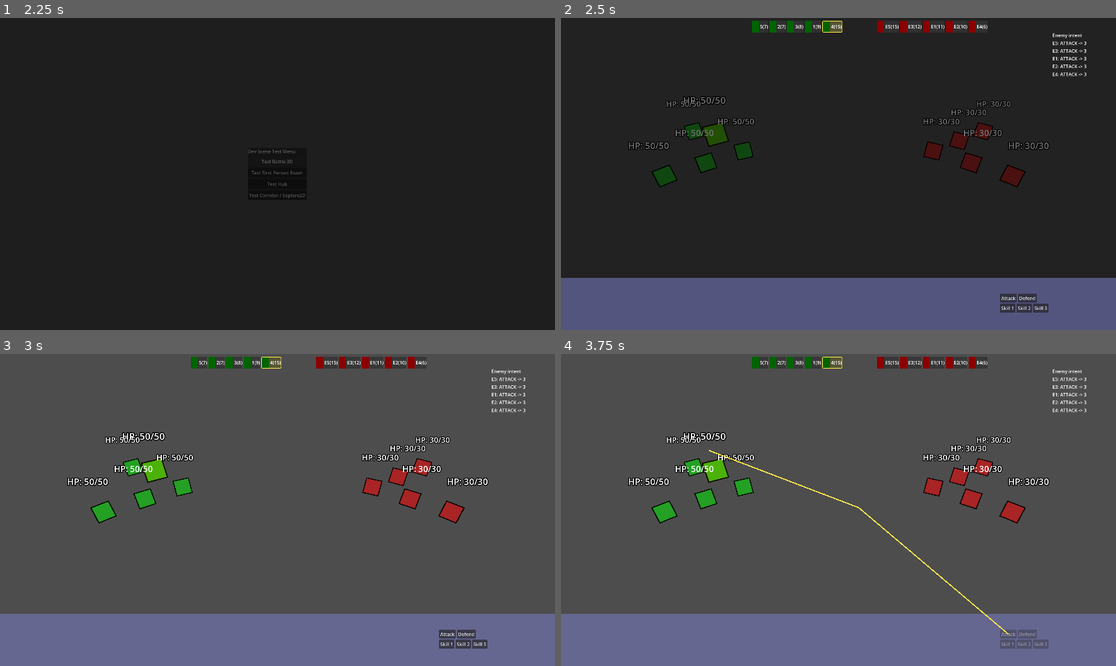
Above: before the commit, frames 1-4 (two rows, left to right).
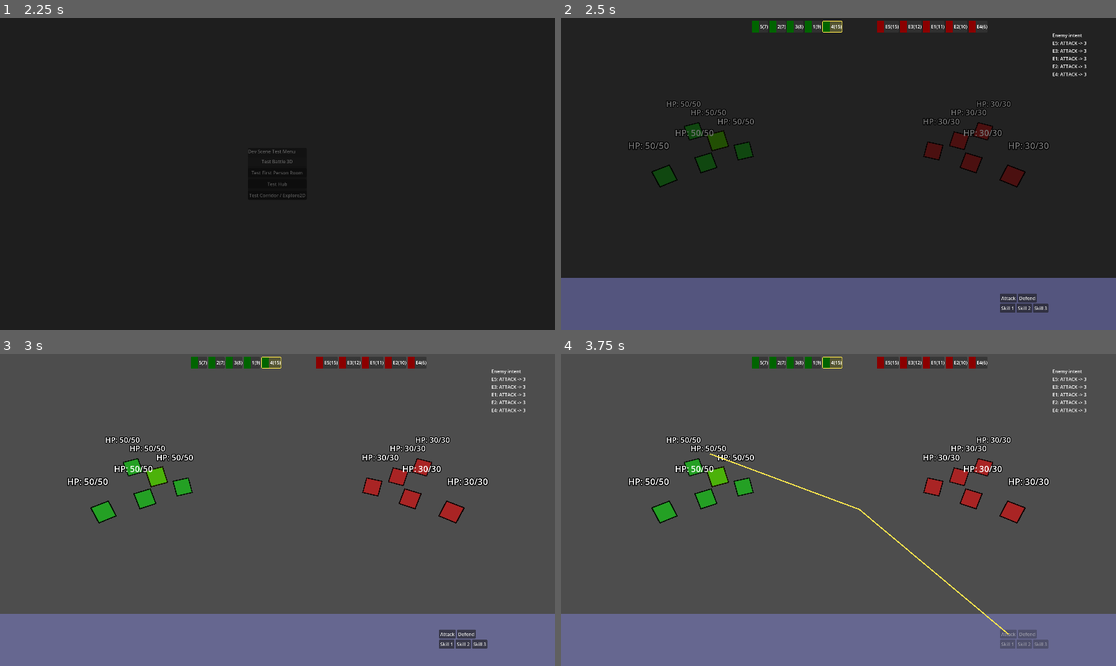
Above: after the commit, the same moments.

Repository: pjh546332-ops/my-godot-project
Game: Godot game, scene res://Scenes/GameRoot.tscn
The game is run twice, just before and just after one commit, with the same random seed, the same clock (stepped at 60 frames per second) and the same inputs.
Inputs (mouse positions are in pixels of both pictures, inside the frame that each line leads up to):
- Up to frame 1 (2.25 s): click "새 게임" at 0.5 s; tap Enter (ui_accept) at 1.25, 1.52 s; move the mouse to (399, 158) at 1.27 s; hold Right (ui_right) 1.28-2 s; tap Space at 1.35 s; click (399, 158) at 1.42 s; click "Test Battle 3D" at 2 s
- Up to frame 2 (2.5 s): no input
- Up to frame 3 (3 s): move the mouse to (166, 525) at 2.77 s; hold S from 2.78 s (still down); tap A (attack) at 2.85 s
- Up to frame 4 (3.75 s): tap Enter (ui_accept) at 3.02 s; release S at 3.5 s; click "Attack" at 3.5 s

Frame 1 is identical in both runs. In frame 2, 0.4% of the frame differs, in the area x 22-31%, y 25-43%; in frame 3, 0.5%; in frame 4, 0.8%, in the area x 22-80%, y 24-88%.

Commit message:
수정 내용

Diff:
--- /dev/null
+++ b/Data/Allies/ally_2.tres
@@ -0,0 +1,11 @@
+[gd_resource type="Resource" load_steps=2 format=3]
+
+[ext_resource type="Script" path="res://Scripts/Defs/character_definition.gd" id="1_script"]
+
+[resource]
+script = ExtResource("1_script")
+id = "ALLY_2"
+display_name = "Jacques"
+base_strength = 5
+base_vitality = 6
+base_agility = 4
--- /dev/null
+++ b/Data/Allies/ally_3.tres
@@ -0,0 +1,11 @@
+[gd_resource type="Resource" load_steps=2 format=3]
+
+[ext_resource type="Script" path="res://Scripts/Defs/character_definition.gd" id="1_script"]
+
+[resource]
+script = ExtResource("1_script")
+id = "ALLY_3"
+display_name = "Lina"
+base_strength = 4
+base_vitality = 4
+base_agility = 7
--- /dev/null
+++ b/Data/Allies/ally_erich.tres
@@ -0,0 +1,11 @@
+[gd_resource type="Resource" load_steps=2 format=3]
+
+[ext_resource type="Script" path="res://Scripts/Defs/character_definition.gd" id="1_script"]
+
+[resource]
+script = ExtResource("1_script")
+id = "ALLY_ERICH"
+display_name = "Erich"
+base_strength = 6
+base_vitality = 5
+base_agility = 5
--- /dev/null
+++ b/Data/Enemies/enemy_archer.tres
@@ -0,0 +1,14 @@
+[gd_resource type="Resource" load_steps=2 format=3]
+
+[ext_resource type="Script" path="res://Scripts/Defs/enemy_definition.gd" id="1_script"]
+
+[resource]
+script = ExtResource("1_script")
+id = "ENEMY_ARCHER"
+display_name = "Archer"
+base_strength = 4
+base_vitality = 2
+base_agility = 6
+ai_profile = 0
+level = 1
+exp_reward = 10
--- /dev/null
+++ b/Data/Enemies/enemy_goblin.tres
@@ -0,0 +1,14 @@
+[gd_resource type="Resource" load_steps=2 format=3]
+
+[ext_resource type="Script" path="res://Scripts/Defs/enemy_definition.gd" id="1_script"]
+
+[resource]
+script = ExtResource("1_script")
+id = "ENEMY_GOBLIN"
+display_name = "Goblin"
+base_strength = 3
+base_vitality = 3
+base_agility = 4
+ai_profile = 0
+level = 1
+exp_reward = 8
--- /dev/null
+++ b/Data/Enemies/enemy_shaman.tres
@@ -0,0 +1,14 @@
+[gd_resource type="Resource" load_steps=2 format=3]
+
+[ext_resource type="Script" path="res://Scripts/Defs/enemy_definition.gd" id="1_script"]
+
+[resource]
+script = ExtResource("1_script")
+id = "ENEMY_SHAMAN"
+display_name = "Shaman"
+base_strength = 2
+base_vitality = 4
+base_agility = 3
+ai_profile = 1
+level = 1
+exp_reward = 15
--- /dev/null
+++ b/Data/Progress/ally_2.tres
@@ -0,0 +1,12 @@
+[gd_resource type="Resource" load_steps=2 format=3]
+
+[ext_resource type="Script" path="res://Scripts/Defs/character_progress.gd" id="1_script"]
+
+[resource]
+script = ExtResource("1_script")
+character_id = "ALLY_2"
+level = 1
+exp = 0
+bonus_strength = 0
+bonus_vitality = 0
+bonus_agility = 0
--- /dev/null
+++ b/Data/Progress/ally_3.tres
@@ -0,0 +1,12 @@
+[gd_resource type="Resource" load_steps=2 format=3]
+
+[ext_resource type="Script" path="res://Scripts/Defs/character_progress.gd" id="1_script"]
+
+[resource]
+script = ExtResource("1_script")
+character_id = "ALLY_3"
+level = 1
+exp = 0
+bonus_strength = 0
+bonus_vitality = 0
+bonus_agility = 0
--- /dev/null
+++ b/Data/Progress/ally_erich.tres
@@ -0,0 +1,12 @@
+[gd_resource type="Resource" load_steps=2 format=3]
+
+[ext_resource type="Script" path="res://Scripts/Defs/character_progress.gd" id="1_script"]
+
+[resource]
+script = ExtResource("1_script")
+character_id = "ALLY_ERICH"
+level = 1
+exp = 0
+bonus_strength = 0
+bonus_vitality = 0
+bonus_agility = 0
--- a/Scenes/Battle/BattleScene3D.tscn
+++ b/Scenes/Battle/BattleScene3D.tscn
@@ -28,5 +28,5 @@
 
 [node name="BattleUI" parent="CanvasLayer" unique_id=1984527709 instance=ExtResource("3")]
 
-[node name="TargetingArrow2D" type="Node2D" parent="CanvasLayer"]
+[node name="TargetingArrow2D" type="Node2D" parent="CanvasLayer" unique_id=36564204]
 script = ExtResource("7")
--- a/Scripts/Battle/battle_manager.gd
+++ b/Scripts/Battle/battle_manager.gd
@@ -59,28 +59,85 @@
 func _init_units() -> void:
 	ally_units_sorted.clear()
 	enemy_units.clear()
-	var a1 := BattleUnit.new("1", BattleUnit.Team.ALLY)
-	a1.cell = Vector2i(1, 2)
-	var a2 := BattleUnit.new("2", BattleUnit.Team.ALLY)
-	a2.cell = Vector2i(2, 2)
-	var a3 := BattleUnit.new("3", BattleUnit.Team.ALLY)
-	a3.cell = Vector2i(3, 2)
-	var a4 := BattleUnit.new("4", BattleUnit.Team.ALLY)
-	a4.cell = Vector2i(1, 3)
-	var a5 := BattleUnit.new("5", BattleUnit.Team.ALLY)
-	a5.cell = Vector2i(2, 3)
-	ally_units_sorted.assign([a1, a2, a3, a4, a5])
-	var e1 := BattleUnit.new("E1", BattleUnit.Team.ENEMY)
-	e1.cell = Vector2i(6, 2)
-	var e2 := BattleUnit.new("E2", BattleUnit.Team.ENEMY)
-	e2.cell = Vector2i(7, 2)
-	var e3 := BattleUnit.new("E3", BattleUnit.Team.ENEMY)
-	e3.cell = Vector2i(6, 3)
-	var e4 := BattleUnit.new("E4", BattleUnit.Team.ENEMY)
-	e4.cell = Vector2i(7, 3)
-	var e5 := BattleUnit.new("E5", BattleUnit.Team.ENEMY)
-	e5.cell = Vector2i(8, 3)
-	enemy_units.assign([e1, e2, e3, e4, e5])
+	# 아군: AllyRoster를 통해 생성(정의/성장 데이터 기반).
+	var roster := get_node_or_null("/root/AllyRoster")
+	if roster:
+		var ally_party_ids := [
+			"ALLY_ERICH",
+			"ALLY_2",
+			"ALLY_3",
+			"ALLY_4",
+			"ALLY_5",
+		]
+		var ally_cells := [
+			Vector2i(1, 2),
+			Vector2i(2, 2),
+			Vector2i(3, 2),
+			Vector2i(1, 3),
+			Vector2i(2, 3),
+		]
+		var allies: Array[BattleUnit] = []
+		for i in range(ally_party_ids.size()):
+			var id: String = ally_party_ids[i]
+			var u: BattleUnit = roster.make_battle_unit(id)
+			if u:
+				u.cell = ally_cells[i]
+				allies.append(u)
+		if allies.size() > 0:
+			ally_units_sorted.assign(allies)
+	else:
+		# 폴백: 기존 디버그용 아군 생성
+		var a1 := BattleUnit.new("1", BattleUnit.Team.ALLY)
+		a1.cell = Vector2i(1, 2)
+		var a2 := BattleUnit.new("2", BattleUnit.Team.ALLY)
+		a2.cell = Vector2i(2, 2)
+		var a3 := BattleUnit.new("3", BattleUnit.Team.ALLY)
+		a3.cell = Vector2i(3, 2)
+		var a4 := BattleUnit.new("4", BattleUnit.Team.ALLY)
+		a4.cell = Vector2i(1, 3)
+		var a5 := BattleUnit.new("5", BattleUnit.Team.ALLY)
+		a5.cell = Vector2i(2, 3)
+		ally_units_sorted.assign([a1, a2, a3, a4, a5])
+
+	# 적: EnemyCatalog를 통해 생성(정의 기반).
+	var catalog := get_node_or_null("/root/EnemyCatalog")
+	if catalog:
+		var enemy_spawn_ids := [
+			"ENEMY_GOBLIN",
+			"ENEMY_GOBLIN",
+			"ENEMY_SHAMAN",
+			"ENEMY_GOBLIN",
+			"ENEMY_ARCHER",
+		]
+		var enemy_cells := [
+			Vector2i(6, 2),
+			Vector2i(7, 2),
+			Vector2i(6, 3),
+			Vector2i(7, 3),
+			Vector2i(8, 3),
+		]
+		var enemies: Array[BattleUnit] = []
+		for i in range(enemy_spawn_ids.size()):
+			var eid: String = enemy_spawn_ids[i]
+			var e: BattleUnit = catalog.make_enemy_unit(eid)
+			if e:
+				e.cell = enemy_cells[i]
+				enemies.append(e)
+		if enemies.size() > 0:
+			enemy_units.assign(enemies)
+	else:
+		# 폴백: 기존 디버그용 적 생성
+		var e1 := BattleUnit.new("E1", BattleUnit.Team.ENEMY)
+		e1.cell = Vector2i(6, 2)
+		var e2 := BattleUnit.new("E2", BattleUnit.Team.ENEMY)
+		e2.cell = Vector2i(7, 2)
+		var e3 := BattleUnit.new("E3", BattleUnit.Team.ENEMY)
+		e3.cell = Vector2i(6, 3)
+		var e4 := BattleUnit.new("E4", BattleUnit.Team.ENEMY)
+		e4.cell = Vector2i(7, 3)
+		var e5 := BattleUnit.new("E5", BattleUnit.Team.ENEMY)
+		e5.cell = Vector2i(8, 3)
+		enemy_units.assign([e1, e2, e3, e4, e5])
 
 static func _speed_bonus(cell: Vector2i) -> int:
 	if cell.y == 0:
@@ -344,3 +401,14 @@
 
 func _current_ally() -> BattleUnit:
 	return _current_planning_unit()
+
+
+## 전투 종료 후 외부(게임 루트 등)에서 호출해 아군 경험치를 분배하기 위한 헬퍼.
+## rewards 예: { "ALLY_1": 30, "ALLY_2": 10 }
+func grant_battle_rewards(rewards: Dictionary) -> void:
+	var roster := get_node_or_null("/root/AllyRoster")
+	if roster == null:
+		return
+	if not roster.has_method("grant_battle_rewards"):
+		return
+	roster.grant_battle_rewards(rewards)
--- a/Scripts/Battle/battle_scene_3d.gd
+++ b/Scripts/Battle/battle_scene_3d.gd
@@ -43,10 +43,7 @@
 		stage_3d.spawn_units_from_manager(battle_manager)
 		# 2D 타겟팅 화살표 노드 참조
 		targeting_arrow_2d = get_node_or_null("CanvasLayer/TargetingArrow2D") as Node2D
-		# 3D 유닛 클릭 → 스탯창 표시 연결 (중복 연결 방지)
-		if stage_3d.has_signal("unit_clicked"):
-			if not stage_3d.unit_clicked.is_connected(_on_unit_clicked):
-				stage_3d.unit_clicked.connect(_on_unit_clicked)
+		# 당분간 StatsPanel 완전 OFF: unit_clicked 연결하지 않음 (유닛 클릭해도 스탯창 미표시)
 		# 유닛 스폰 이후 현재 계획 유닛을 다시 3D 스테이지에 반영
 		if battle_manager.has_method("get_current_planning_unit") and stage_3d.has_method("set_active_unit"):
 			var u: BattleUnit = battle_manager.get_current_planning_unit()
@@ -141,10 +138,13 @@
 	)
 	if action_panel and action_panel.has_method("set_enabled"):
 		action_panel.set_enabled(show_panel)
-	# 조작 턴이 아닌 상태(EXECUTE/ROUND_END 등)에서는 3D 강조 해제
+	# 조작 턴이 아닌 상태(EXECUTE/ROUND_END 등)에서는 3D active 강조 해제
 	if stage_3d and stage_3d.has_method("clear_active_unit"):
 		if s == BattleManager.State.EXECUTE or s == BattleManager.State.ROUND_END:
 			stage_3d.clear_active_unit()
+	# 타겟 선택 모드에서 벗어나면 타겟 Outline 해제
+	if s != BattleManager.State.ALLY_SELECT_TARGET and stage_3d and stage_3d.has_method("clear_target_unit"):
+		stage_3d.clear_target_unit()
 
 
 func _on_current_planning_unit(unit: BattleUnit) -> void:
@@ -174,10 +174,6 @@
 		battle_manager.continue_execute_phase()
 		return
 
-	# 리액션 시작 시 피격 대상에 "상태를 남기지 않는" 1회 펄스 연출만 적용
-	if stage_3d and stage_3d.has_method("pulse_once") and target:
-		stage_3d.pulse_once(target.name, true)
-
 	var reaction: ReactionTypes.Reaction = await reaction_panel.choose_reaction(attacker, target)
 	var result: Dictionary = ReactionResolver.resolve(attacker, target, base_damage, reaction)
 	battle_manager.apply_reaction_damage(attacker, target, result)
--- a/Scripts/Battle/battle_stage_3d.gd
+++ b/Scripts/Battle/battle_stage_3d.gd
@@ -33,6 +33,7 @@
 var _unit_nodes: Dictionary = {}
 var _manager: BattleManager = null
 var _active_unit_id: String = ""
+var _target_unit_id: String = ""
 
 
 func _ready() -> void:
@@ -86,6 +87,7 @@
 
 func _clear_units() -> void:
 	clear_active_unit()
+	clear_target_unit()
 	for c in units_root.get_children():
 		c.queue_free()
 	_unit_nodes.clear()
@@ -141,10 +143,15 @@
 	area.add_child(shape)
 	holder.add_child(area)
 
+	# 유닛 정의에 스프라이트가 있으면 우선 사용
+	var sprite_tex: Texture2D = tex
+	if unit.definition and unit.definition.sprite_3d:
+		sprite_tex = unit.definition.sprite_3d
+
 	## 아웃라인 Sprite3D (노란 테두리, 기본 비활성)
 	var outline := Sprite3D.new()
 	outline.name = "Outline"
-	outline.texture = tex
+	outline.texture = sprite_tex
 	outline.modulate = Color(1.0, 1.0, 0.2, 1.0)
 	outline.pixel_size = 0.01
 	outline.position = Vector3(0, 0.8, 0)
@@ -155,7 +162,7 @@
 	## 실제 표시용 Sprite3D (아웃라인 위에 렌더되도록 나중에 추가)
 	var sprite := Sprite3D.new()
 	sprite.name = "Sprite"
-	sprite.texture = tex
+	sprite.texture = sprite_tex
 	sprite.modulate = tint
 	sprite.pixel_size = 0.01
 	sprite.position = Vector3(0, 0.8, 0)
@@ -217,6 +224,7 @@
 	print("[PICK] collider=", str(result.get("collider")))
 	if result.is_empty():
 		_clear_selection()
+		clear_target_unit()
 		return
 
 	var collider: Object = hit_collider
@@ -244,12 +252,12 @@
 		_clear_selection()
 		return
 
-	# 타겟 선택 모드에서는 적 클릭을 BattleManager에만 전달하고, 선택 링만 표시
-	# (unit_clicked 시그널은 emit 하지 않아 StatsPanel이 뜨지 않도록 한다)
+	# 타겟 선택 모드: 적 클릭 시 BattleManager 전달 + 선택 링 + 타겟 Outline 강조
 	if _manager != null and _manager._state == BattleManager.State.ALLY_SELECT_TARGET:
 		if unit.is_enemy() and unit.is_alive():
 			_manager.on_enemy_clicked(unit)
 			_set_selection(unit, holder.global_position)
+			set_target_unit(unit.name)
 			return
 
 	# 그 외 상태에서도 현재는 StatsPanel 기능을 완전히 OFF 하기 위해
@@ -300,47 +308,23 @@
 	return node
 
 
-func _restore_holder_to_base(holder: Node3D) -> void:
-	if holder.has_meta("base_scale"):
-		holder.scale = holder.get_meta("base_scale")
-	if holder.has_meta("base_y"):
-		holder.position.y = holder.get_meta("base_y")
-
-
-## 리액션 등에서 "상태를 남기지 않는" 1회 펄스 연출
-func pulse_once(unit_id: String, with_outline: bool = false) -> void:
-	var holder := _get_unit_node(unit_id)
-	if holder == null:
-		return
-
-	_restore_holder_to_base(holder)
-
+func _set_outline_color(holder: Node3D, c: Color) -> void:
 	var outline: Sprite3D = holder.get_node_or_null("Outline")
-	if with_outline and outline:
-		outline.visible = true
-
-	var base_scale: Vector3
-	if holder.has_meta("base_scale"):
-		base_scale = holder.get_meta("base_scale")
-	else:
-		base_scale = holder.scale
-
-	var base_y: float
-	if holder.has_meta("base_y"):
-		base_y = holder.get_meta("base_y")
-	else:
-		base_y = holder.position.y
-
-	var tween: Tween = create_tween()
-	tween.tween_property(holder, "scale", base_scale * 1.18, 0.12)
-	tween.parallel().tween_property(holder, "position:y", base_y + 0.15, 0.12)
-	tween.tween_property(holder, "scale", base_scale, 0.12)
-	tween.parallel().tween_property(holder, "position:y", base_y, 0.12)
-	tween.tween_callback(func() -> void:
-		_restore_holder_to_base(holder)
-		if with_outline and outline and is_instance_valid(outline):
-			outline.visible = false
-	)
+	if outline:
+		outline.modulate = c
+
+
+func _set_outline_visible(holder: Node3D, on: bool) -> void:
+	var outline: Sprite3D = holder.get_node_or_null("Outline")
+	if outline:
+		outline.visible = on
+
+
+func _clear_all_outlines() -> void:
+	for id in _unit_nodes.keys():
+		var h: Node3D = _get_unit_node(id)
+		if h:
+			_set_outline_visible(h, false)
 
 
 func update_hp_label(unit_id: String) -> void:
@@ -371,52 +355,28 @@
 
 
 func set_active_unit(unit_id: String) -> void:
-	# 이미 같은 유닛이 활성화되어 있으면 중복 연출 방지
 	if unit_id == _active_unit_id:
 		return
 
-	# 노드가 아직 생성되지 않은 경우: ID만 저장했다가 나중에 스폰 후 적용
 	var holder_pending := _get_unit_node(unit_id)
 	if holder_pending == null:
 		_active_unit_id = unit_id
 		return
 
-	# 이전 활성 유닛 원복
-	if _active_unit_id != "":
-		var prev_holder := _get_unit_node(_active_unit_id)
-		if prev_holder:
-			var prev_outline: Sprite3D = prev_holder.get_node_or_null("Outline")
-			if prev_outline:
-				prev_outline.visible = false
-			if prev_holder.has_meta("base_scale"):
-				prev_holder.scale = prev_holder.get_meta("base_scale")
-			if prev_holder.has_meta("base_y"):
-				prev_holder.position.y = prev_holder.get_meta("base_y")
-
-	_active_unit_id = ""
-
-	# 새 유닛 활성화
-	var holder := holder_pending
-
-	var outline: Sprite3D = holder.get_node_or_null("Outline")
-	if outline:
-		outline.visible = true
+	# 턴이 돌아와도 강조가 남지 않도록 전체 Outline 초기화 후 active/target만 재적용
+	_clear_all_outlines()
 
 	_active_unit_id = unit_id
-	var base_scale: Vector3
-	if holder.has_meta("base_scale"):
-		base_scale = holder.get_meta("base_scale")
-	else:
-		base_scale = holder.scale
-	var base_y: float
-	if holder.has_meta("base_y"):
-		base_y = holder.get_meta("base_y")
-	else:
-		base_y = holder.position.y
-
-	var tween: Tween = create_tween()
-	tween.tween_property(holder, "scale", base_scale * 1.18, 0.12)
-	tween.parallel().tween_property(holder, "position:y", base_y + 0.15, 0.12)
+	var holder: Node3D = holder_pending
+	_set_outline_visible(holder, true)
+	_set_outline_color(holder, Color(1.0, 1.0, 0.2, 1.0))
+
+	# Attack 상태에서 선택된 타겟이 있으면 타겟 Outline 복원
+	if _target_unit_id != "":
+		var target_holder: Node3D = _get_unit_node(_target_unit_id)
+		if target_holder:
+			_set_outline_visible(target_holder, true)
+			_set_outline_color(target_holder, Color(1.0, 0.85, 0.15, 1.0))
 
 
 func clear_active_unit() -> void:
@@ -424,14 +384,31 @@
 		return
 	var holder := _get_unit_node(_active_unit_id)
 	if holder:
-		var outline: Sprite3D = holder.get_node_or_null("Outline")
-		if outline:
-			outline.visible = false
-		if holder.has_meta("base_scale"):
-			holder.scale = holder.get_meta("base_scale")
-		if holder.has_meta("base_y"):
-			holder.position.y = holder.get_meta("base_y")
+		_set_outline_visible(holder, false)
 	_active_unit_id = ""
+
+
+func set_target_unit(unit_id: String) -> void:
+	if unit_id == _target_unit_id:
+		return
+	if _target_unit_id != "":
+		var prev: Node3D = _get_unit_node(_target_unit_id)
+		if prev:
+			_set_outline_visible(prev, false)
+	_target_unit_id = unit_id
+	var holder: Node3D = _get_unit_node(unit_id)
+	if holder:
+		_set_outline_visible(holder, true)
+		_set_outline_color(holder, Color(1.0, 0.85, 0.15, 1.0))
+
+
+func clear_target_unit() -> void:
+	if _target_unit_id == "":
+		return
+	var holder := _get_unit_node(_target_unit_id)
+	if holder:
+		_set_outline_visible(holder, false)
+	_target_unit_id = ""
 
 
 func play_turn_started(unit_id: String) -> void:
@@ -471,11 +448,12 @@
 	var holder: Node3D = _get_unit_node(unit_id)
 	if holder == null:
 		return
-	var tween: Tween = create_tween()
-	tween.tween_property(holder, "scale", Vector3.ONE * 0.1, 0.25)
-	tween.parallel().tween_property(holder, "position:y", holder.position.y - 0.4, 0.25)
-	tween.tween_callback(func() -> void:
+	# 스케일/포지션 tween 없이 짧은 지연 후 제거만 수행
+	var id_for_callback: String = unit_id
+	var t: Tween = create_tween()
+	t.tween_interval(0.2)
+	t.tween_callback(func() -> void:
 		if is_instance_valid(holder):
 			holder.queue_free()
-		_unit_nodes.erase(unit_id)
+		_unit_nodes.erase(id_for_callback)
 	)
--- a/Scripts/Battle/battle_unit.gd
+++ b/Scripts/Battle/battle_unit.gd
@@ -3,6 +3,10 @@
 ## 전투 유닛: name, team, 기본 스탯(str/agi/int/vit) 및 파생 수치, 라운드 상태.
 
 const ReactionTypes = preload("res://Scripts/Reaction/reaction_types.gd")
+
+## 캐릭터/적 공통 정의 + (선택) 아군 성장 데이터
+var definition: UnitDefinition = null
+var progress: CharacterProgress = null
 
 enum Team { ALLY, ENEMY }
 
@@ -39,25 +43,49 @@
 		vitality = 3
 	hp = max_hp
 
+## 성장/정의 기반 전투 스탯 조회용 헬퍼(getter)
+func get_strength() -> int:
+	if definition:
+		var base := definition.base_strength
+		var bonus := (progress.bonus_strength if progress else 0)
+		return base + bonus
+	return strength
+
+
+func get_vitality() -> int:
+	if definition:
+		var base := definition.base_vitality
+		var bonus := (progress.bonus_vitality if progress else 0)
+		return base + bonus
+	return vitality
+
+
+func get_agility() -> int:
+	if definition:
+		var base := definition.base_agility
+		var bonus := (progress.bonus_agility if progress else 0)
+		return base + bonus
+	return agility
+
 ## 파생: 공격력 = str
 var attack: int: get = _get_attack
-func _get_attack() -> int: return strength
+func _get_attack() -> int: return get_strength()
 
 ## 파생: 방어력 = str
 var defense: int: get = _get_defense
-func _get_defense() -> int: return strength
+func _get_defense() -> int: return get_strength()
 
 ## 파생: 최대 HP = vit * 10
 var max_hp: int: get = _get_max_hp
-func _get_max_hp() -> int: return vitality * 10
+func _get_max_hp() -> int: return get_vitality() * 10
 
 ## 파생: 속도 보정 = agi
 var speed_bonus: int: get = _get_speed_bonus
-func _get_speed_bonus() -> int: return agility
+func _get_speed_bonus() -> int: return get_agility()
 
 ## 파생: 회피율(%) = agi * 0.7
 var evasion_rate: float: get = _get_evasion_rate
-func _get_evasion_rate() -> float: return agility * 0.7
+func _get_evasion_rate() -> float: return get_agility() * 0.7
 
 func is_ally() -> bool:
 	return team == Team.ALLY
--- /dev/null
+++ b/Scripts/Defs/character_definition.gd
@@ -0,0 +1,8 @@
+class_name CharacterDefinition
+extends UnitDefinition
+
+## 아군 전용 캐릭터 정의.
+## 기본 스탯/스프라이트/스킬 등은 UnitDefinition에서 상속.
+
+# 시작 스킬을 따로 들고 싶다면 사용 (없으면 skills 배열만 사용해도 됨)
+@export var starting_skills: Array[SkillDefinition] = []
--- /dev/null
+++ b/Scripts/Defs/character_progress.gd
@@ -0,0 +1,35 @@
+class_name CharacterProgress
+extends Resource
+
+## 캐릭터 성장/영구 데이터(Resource 기반, 추후 세이브로 교체)
+
+@export var character_id: String = ""  ## CharacterDefinition.id 와 매칭
+
+@export var level: int = 1
+@export var exp: int = 0
+
+@export var bonus_strength: int = 0
+@export var bonus_vitality: int = 0
+@export var bonus_agility: int = 0
+
+
+func add_exp(amount: int) -> void:
+	if amount <= 0:
+		return
+	exp += amount
+	while exp >= exp_to_next(level):
+		exp -= exp_to_next(level)
+		level_up()
+
+
+func exp_to_next(lv: int) -> int:
+	## 매우 단순한 경험치 곡선: 10, 15, 20, ...
+	return 10 + max(lv - 1, 0) * 5
+
+
+func level_up() -> void:
+	level += 1
+	## 임시: 레벨업 시 보너스 스탯 자동 증가
+	bonus_strength += 1
+	bonus_vitality += 2
+	bonus_agility += 1
--- /dev/null
+++ b/Scripts/Defs/enemy_definition.gd
@@ -0,0 +1,15 @@
+class_name EnemyDefinition
+extends UnitDefinition
+
+## 적 유닛 정의.
+
+enum AIProfile {
+	BASIC_MELEE,
+	BASIC_CASTER,
+	BOSS,
+}
+
+@export var ai_profile: AIProfile = AIProfile.BASIC_MELEE
+@export var level: int = 1
+@export var exp_reward: int = 10
+@export var loot_table: Resource
--- /dev/null
+++ b/Scripts/Defs/unit_definition.gd
@@ -0,0 +1,17 @@
+class_name UnitDefinition
+extends Resource
+
+## 공통 유닛 정의(아군/적 공통 베이스)
+
+@export var id: String = ""
+@export var display_name: String = ""
+
+@export var base_strength: int = 5
+@export var base_vitality: int = 5
+@export var base_agility: int = 5
+
+@export var sprite_3d: Texture2D
+@export var portrait: Texture2D
+
+@export var skills: Array[SkillDefinition] = []
+@export var passive_script: Script
--- /dev/null
+++ b/Scripts/Rosters/ally_roster.gd
@@ -0,0 +1,105 @@
+class_name AllyRoster
+extends Node
+
+## 아군 캐릭터 전체를 관리하는 로스터.
+## - CharacterDefinition(.tres) 로드
+## - CharacterProgress(.tres 또는 메모리) 보관
+## - 전투용 BattleUnit 생성/초기화
+
+const DEF_DIR := "res://Data/Allies"
+const PROGRESS_DIR := "res://Data/Progress"
+
+var _definitions: Dictionary = {}   ## id -> CharacterDefinition
+var _progress: Dictionary = {}      ## id -> CharacterProgress
+
+
+func _ready() -> void:
+	_load_definitions()
+	_load_progress()
+
+
+func _load_definitions() -> void:
+	var dir := DirAccess.open(DEF_DIR)
+	if dir == null:
+		return
+	dir.list_dir_begin()
+	while true:
+		var name := dir.get_next()
+		if name == "":
+			break
+		if dir.current_is_dir():
+			continue
+		if not name.ends_with(".tres"):
+			continue
+		var res := load(DEF_DIR + "/" + name)
+		if res is CharacterDefinition and res.id != "":
+			_definitions[res.id] = res
+	dir.list_dir_end()
+
+
+func _load_progress() -> void:
+	var dir := DirAccess.open(PROGRESS_DIR)
+	if dir == null:
+		return
+	dir.list_dir_begin()
+	while true:
+		var name := dir.get_next()
+		if name == "":
+			break
+		if dir.current_is_dir():
+			continue
+		if not name.ends_with(".tres"):
+			continue
+		var res := load(PROGRESS_DIR + "/" + name)
+		if res is CharacterProgress and res.character_id != "":
+			_progress[res.character_id] = res
+	dir.list_dir_end()
+
+
+func get_definition(character_id: String) -> CharacterDefinition:
+	return _definitions.get(character_id, null)
+
+
+func get_progress(character_id: String) -> CharacterProgress:
+	if _progress.has(character_id):
+		return _progress[character_id]
+	# 진행 데이터가 없으면 새로 생성(메모리 상에만 유지, 추후 세이브로 교체)
+	var p := CharacterProgress.new()
+	p.character_id = character_id
+	_progress[character_id] = p
+	return p
+
+
+func make_battle_unit(character_id: String) -> BattleUnit:
+	var def := get_definition(character_id)
+	if def == null:
+		# 정의가 없으면 기존 디버그용 기본 유닛으로 대체
+		var fallback := BattleUnit.new(character_id, BattleUnit.Team.ALLY)
+		return fallback
+
+	var prog := get_progress(character_id)
+	var u := BattleUnit.new(character_id, BattleUnit.Team.ALLY)
+	u.definition = def
+	u.progress = prog
+	u.team = BattleUnit.Team.ALLY
+
+	# 전투용 스냅샷 스탯 계산
+	u.unit_name = def.display_name if def.display_name != "" else character_id
+	# 필드 값은 getter에서 다시 계산되므로 여기선 초기화 의미로만 사용
+	u.strength = def.base_strength + prog.bonus_strength
+	u.vitality = def.base_vitality + prog.bonus_vitality
+	u.agility = def.base_agility + prog.bonus_agility
+	u.intelligence = u.strength
+
+	u.hp = u.max_hp
+	return u
+
+
+## 전투 보상 경험치를 각 캐릭터 Progress에 반영
+## rewards 예: { "ALLY_ERICH": 30, "ALLY_LINA": 20 }
+func grant_battle_rewards(rewards: Dictionary) -> void:
+	for id in rewards.keys():
+		var amount := int(rewards[id])
+		var prog := get_progress(id)
+		if prog:
+			prog.add_exp(amount)
--- /dev/null
+++ b/Scripts/Rosters/enemy_catalog.gd
@@ -0,0 +1,60 @@
+class_name EnemyCatalog
+extends Node
+
+## 적 정의 로더/팩토리.
+## - EnemyDefinition(.tres) 로드
+## - BattleUnit 생성
+
+const DEF_DIR := "res://Data/Enemies"
+
+var _definitions: Dictionary = {}  ## id -> EnemyDefinition
+
+
+func _ready() -> void:
+	_load_definitions()
+
+
+func _load_definitions() -> void:
+	var dir := DirAccess.open(DEF_DIR)
+	if dir == null:
+		return
+	dir.list_dir_begin()
+	while true:
+		var name := dir.get_next()
+		if name == "":
+			break
+		if dir.current_is_dir():
+			continue
+		if not name.ends_with(".tres"):
+			continue
+		var res := load(DEF_DIR + "/" + name)
+		if res is EnemyDefinition and res.id != "":
+			_definitions[res.id] = res
+	dir.list_dir_end()
+
+
+func get_enemy_def(id: String) -> EnemyDefinition:
+	return _definitions.get(id, null)
+
+
+func make_enemy_unit(id: String) -> BattleUnit:
+	var def := get_enemy_def(id)
+	if def == null:
+		# 정의가 없으면 디버그용 기본 적 유닛으로 대체
+		var fallback := BattleUnit.new(id, BattleUnit.Team.ENEMY)
+		return fallback
+
+	var u := BattleUnit.new(id, BattleUnit.Team.ENEMY)
+	u.definition = def
+	u.progress = null
+	u.team = BattleUnit.Team.ENEMY
+
+	u.unit_name = def.display_name if def.display_name != "" else id
+
+	u.strength = def.base_strength
+	u.vitality = def.base_vitality
+	u.agility = def.base_agility
+	u.intelligence = u.strength
+
+	u.hp = u.max_hp
+	return u
--- /dev/null
+++ b/Scripts/Skills/skill_definition.gd
@@ -0,0 +1,17 @@
+class_name SkillDefinition
+extends Resource
+
+## 스킬 정의(이름/위력/타겟 타입 등)
+
+enum TargetType {
+	SINGLE_ENEMY,
+	SINGLE_ALLY,
+	SELF,
+	ALL_ENEMIES,
+	ALL_ALLIES,
+}
+
+@export var id: String = ""
+@export var display_name: String = ""
+@export var power: int = 10
+@export var target_type: TargetType = TargetType.SINGLE_ENEMY
Not shown: 1 places in Scenes/Battle/BattleScene3D.tscn that only renumber resources
Not shown, added: Scripts/Defs/character_definition.gd.uid
Not shown, added: Scripts/Defs/character_progress.gd.uid
Not shown, added: Scripts/Defs/enemy_definition.gd.uid
Not shown, added: Scripts/Defs/unit_definition.gd.uid
Not shown, added: Scripts/Rosters/ally_roster.gd.uid
Not shown, added: Scripts/Rosters/enemy_catalog.gd.uid
Not shown, added: Scripts/Skills/skill_definition.gd.uid
